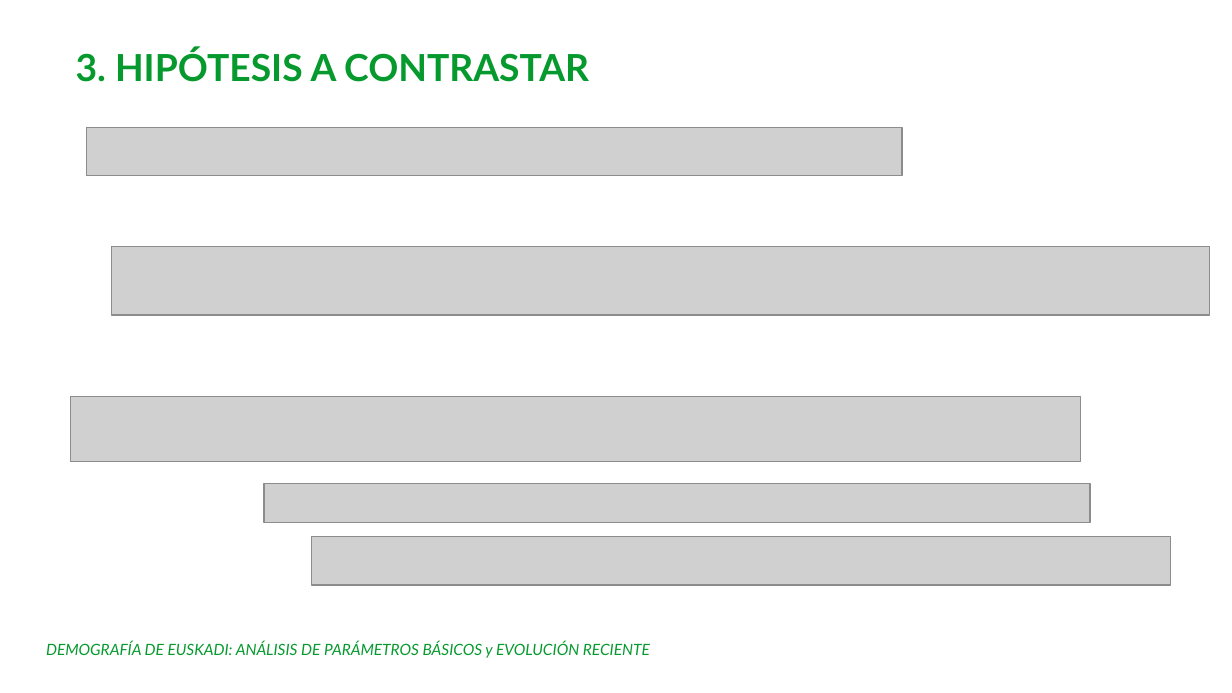
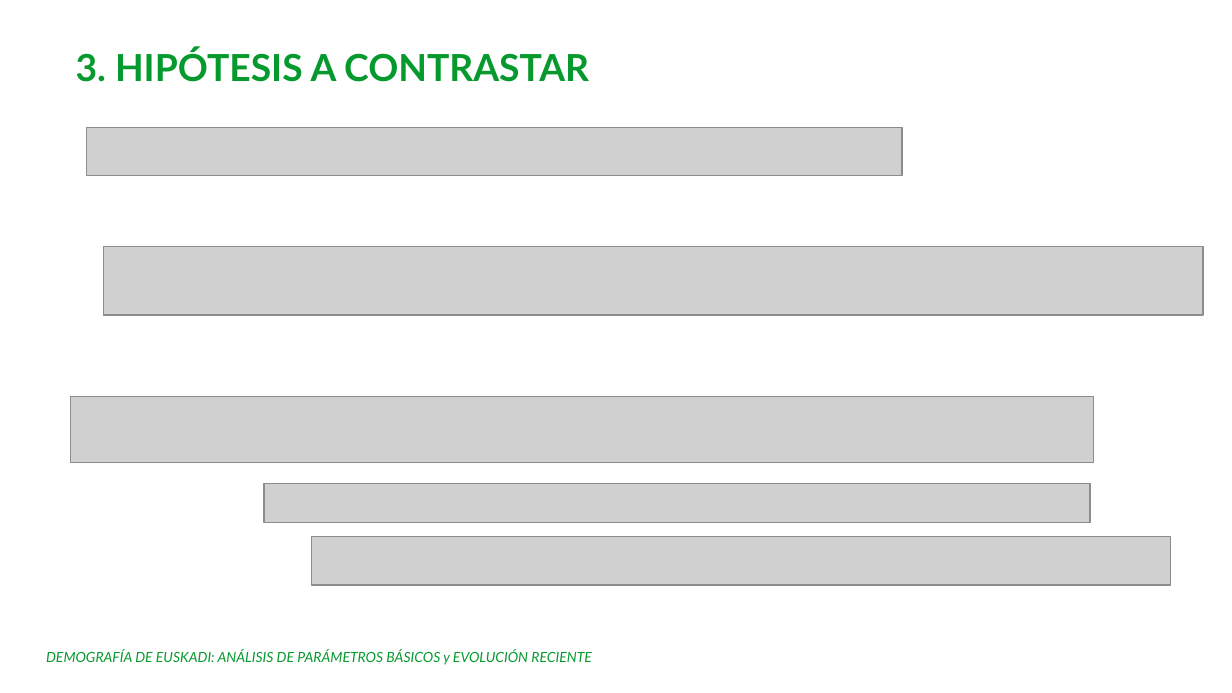
Before and after one commit to Leire2026/EDA, a slide deck: slide 4 of Presentacion_EDA.ppt. Drawn at 1232x693 pixels with LibreOffice and Linux fonts; fonts in the diff are those of the drawing; grey boxes stand for pictures; background and template pictures are left out. Boxes give left, top, right and bottom in pixels: in the first picture for what was removed or moved away, otherwise in the second. Text is boxed around its words. In the diff, an @@ line names an element or a change of style, - is before the commit and + after.

```diff
--- a/Presentacion_EDA.ppt
+++ b/Presentacion_EDA.ppt
@@ picture: place and size @@
-picture at [112,246,1210,314]
+picture at [103,246,1203,314]
@@ picture: place and size @@
-picture at [70,397,1081,462]
+picture at [70,397,1094,463]
@@ text "DEMOGRAFÍA DE EUSKADI: ANÁLISIS DE ...": place and size @@
-text "DEMOGRAFÍA DE EUSKADI: ANÁLISIS DE ..." at [46,641,650,658]
+text "DEMOGRAFÍA DE EUSKADI: ANÁLISIS DE ..." at [46,650,592,665]
@@ text "DEMOGRAFÍA DE EUSKADI: ANÁLISIS DE ..." at [46,650,592,665]: size 10 to 9 pt @@
```
Also in this commit, not shown: 10 other slides changed, 5 slides added, 3 slides removed, 2 other files.
